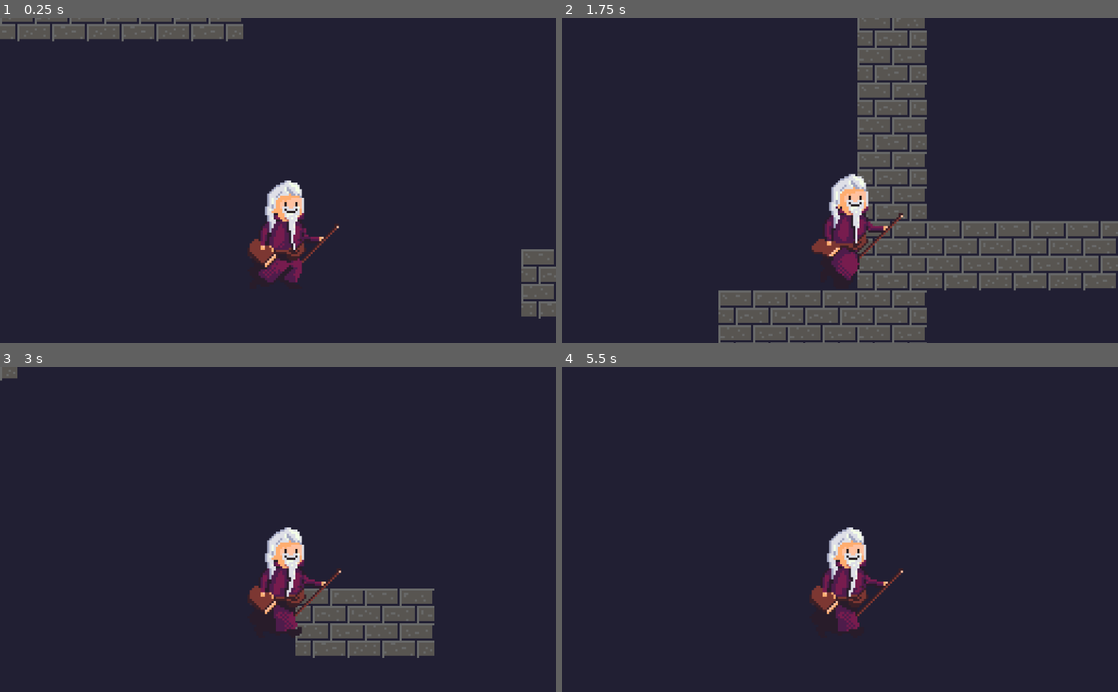
Above: before the commit, frames 1-4 (two rows, left to right).
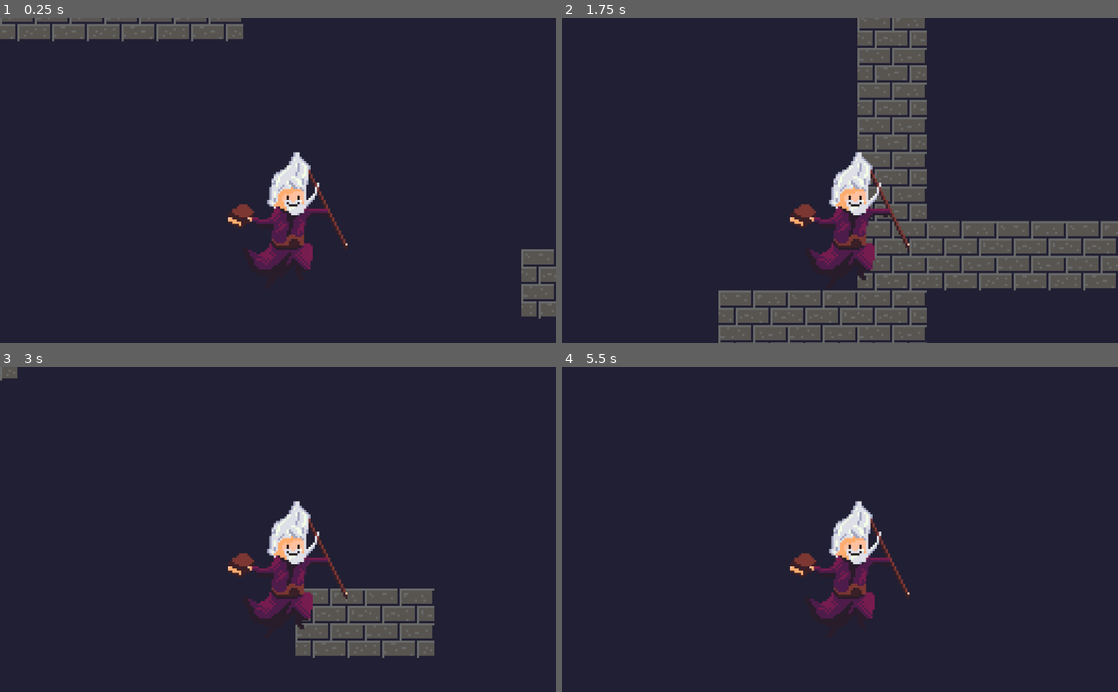
Above: after the commit, the same moments.

Repository: douwest/wizards
Game: Godot game, scene res://Prototype.tscn
The game is run twice, just before and just after one commit, with the same random seed, the same clock (stepped at 60 frames per second) and the same inputs.
Inputs:
- Up to frame 1 (0.25 s): no input
- Up to frame 2 (1.75 s): hold D (move_right) from 0.53 s (still down); tap Space (jump) at 0.6, 0.77, 1.07, 1.52, 1.55 s; tap S (crouch) at 1.35 s
- Up to frame 3 (3 s): tap Space (jump) at 1.82, 2.3, 2.85 s; release D (move_right) at 2.03 s; hold A (move_left) 2.03-2.78 s; hold W (extend) 2.03-2.78 s; hold D (move_right) from 2.78 s (still down)
- Up to frame 4 (5.5 s): tap Space (jump) at 3.02, 3.32, 3.77, 3.8, 4.07, 4.52, 4.55, 4.82, 5.1 s; hold S (crouch) 3.53-4.28 s; release D (move_right) at 4.28 s; hold A (move_left) 4.28-5.03 s; tap W (extend) at 4.35 s; hold D (move_right) from 5.03 s (still down)

The runs differ from the first frame. In frame 1, 3.1% of the frame differs, in the area x 41-63%, y 41-82%; in frame 2, 2.5%; in frame 3, 3.1%; in frame 4, 3.0%.

Commit message:
Add fall and jump frames

Diff:
--- a/Characters/Scenes/Character.tscn
+++ b/Characters/Scenes/Character.tscn
@@ -1,10 +1,25 @@
-[gd_scene load_steps=6 format=2]
+[gd_scene load_steps=8 format=2]
 
 [ext_resource path="res://Characters/Sprites/Wizard Gramps.png" type="Texture" id=1]
 [ext_resource path="res://Characters/Scripts/Character/Character.gd" type="Script" id=2]
 
 [sub_resource type="RectangleShape2D" id=1]
 extents = Vector2( 8, 24 )
+
+[sub_resource type="Animation" id=4]
+resource_name = "falling"
+tracks/0/type = "value"
+tracks/0/path = NodePath("Sprite:frame")
+tracks/0/interp = 1
+tracks/0/loop_wrap = true
+tracks/0/imported = false
+tracks/0/enabled = true
+tracks/0/keys = {
+"times": PoolRealArray( 0 ),
+"transitions": PoolRealArray( 1 ),
+"update": 1,
+"values": [ 10 ]
+}
 
 [sub_resource type="Animation" id=3]
 resource_name = "idle"
@@ -20,6 +35,21 @@
 "transitions": PoolRealArray( 1, 1 ),
 "update": 1,
 "values": [ 8, 9 ]
+}
+
+[sub_resource type="Animation" id=5]
+resource_name = "jump"
+tracks/0/type = "value"
+tracks/0/path = NodePath("Sprite:frame")
+tracks/0/interp = 1
+tracks/0/loop_wrap = true
+tracks/0/imported = false
+tracks/0/enabled = true
+tracks/0/keys = {
+"times": PoolRealArray( 0 ),
+"transitions": PoolRealArray( 1 ),
+"update": 1,
+"values": [ 11 ]
 }
 
 [sub_resource type="Animation" id=2]
@@ -55,9 +85,11 @@
 [node name="Sprite" type="Sprite" parent="."]
 position = Vector2( 0, -32 )
 texture = ExtResource( 1 )
-hframes = 10
-frame = 6
+hframes = 12
+frame = 10
 
 [node name="AnimationPlayer" type="AnimationPlayer" parent="."]
+anims/falling = SubResource( 4 )
 anims/idle = SubResource( 3 )
+anims/jump = SubResource( 5 )
 anims/walk = SubResource( 2 )
--- a/Characters/Scripts/Character/Character.gd
+++ b/Characters/Scripts/Character/Character.gd
@@ -44,6 +44,10 @@
 
 	if state == State.RUN:
 		animationPlayer.play("walk")
+	elif state == State.JUMP and _velocity.y > 0:
+		animationPlayer.play("falling")
+	elif state == State.JUMP and _velocity.y < 0:
+		animationPlayer.play("jump")
 	elif state == State.IDLE:
 		animationPlayer.play("idle")
 
Binary file added: Characters/Sprites/Backup-sheet.aseprite
Binary file changed: Characters/Sprites/Wizard Gramps.aseprite
Binary file changed: Characters/Sprites/Wizard Gramps.png
